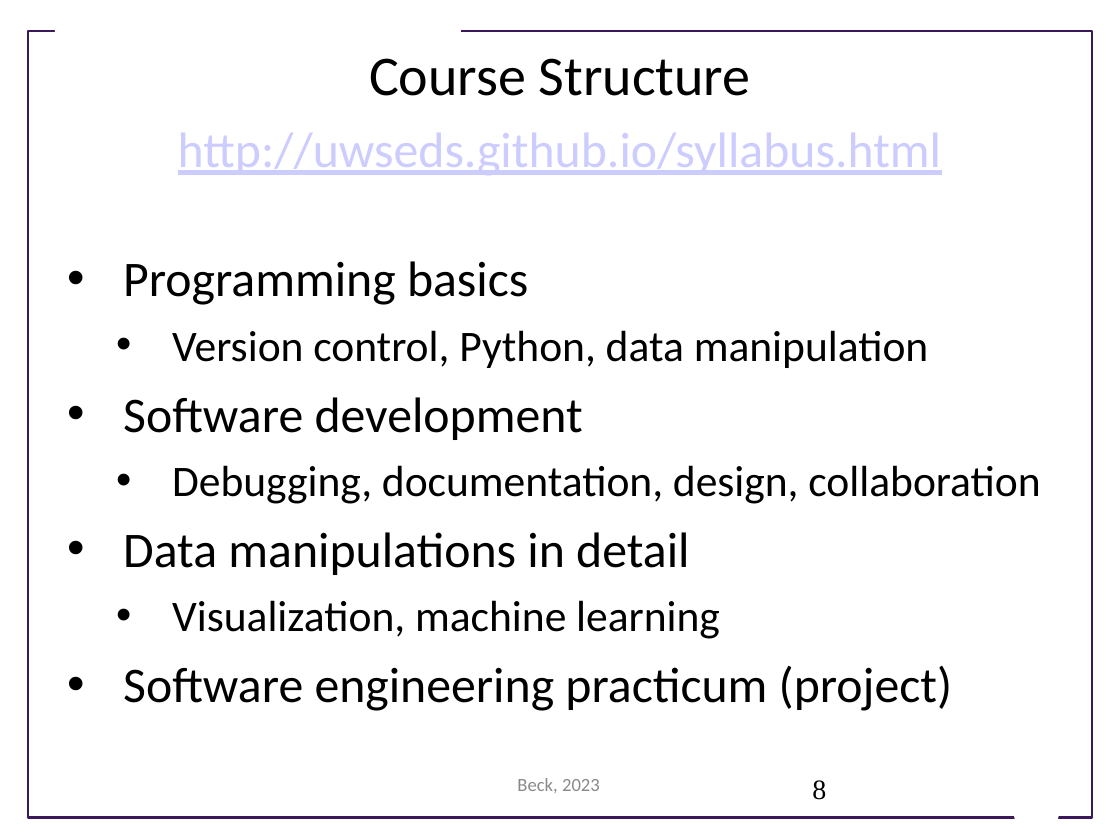
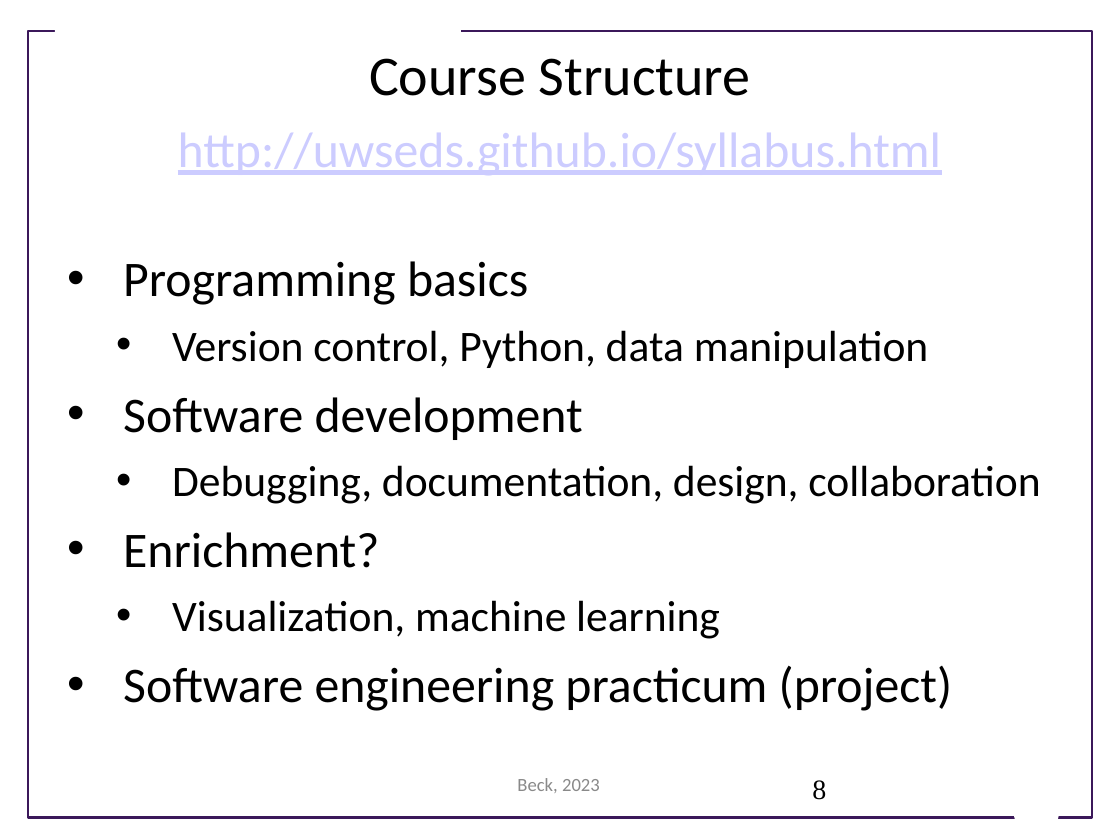
Before and after one commit to UWSEDS/LectureNotes, a slide deck: slide 8 of week_1/Course Introduction.pptx. Drawn at 1120x840 pixels with LibreOffice and Linux fonts; fonts in the diff are those of the drawing; background and template pictures are left out. Boxes give left, top, right and bottom in pixels: in the first picture for what was removed or moved away, otherwise in the second. Text is boxed around its words. In the diff, an @@ line names an element or a change of style, - is before the commit and + after.

```diff
--- a/week_1/Course Introduction.pptx
+++ b/week_1/Course Introduction.pptx
@@ text at bbox=[123, 532, 379, 568]: text changed @@
-• Data manipulations in detail
+• Enrichment?
```
Also in this commit, not shown: 2 other slides changed.
